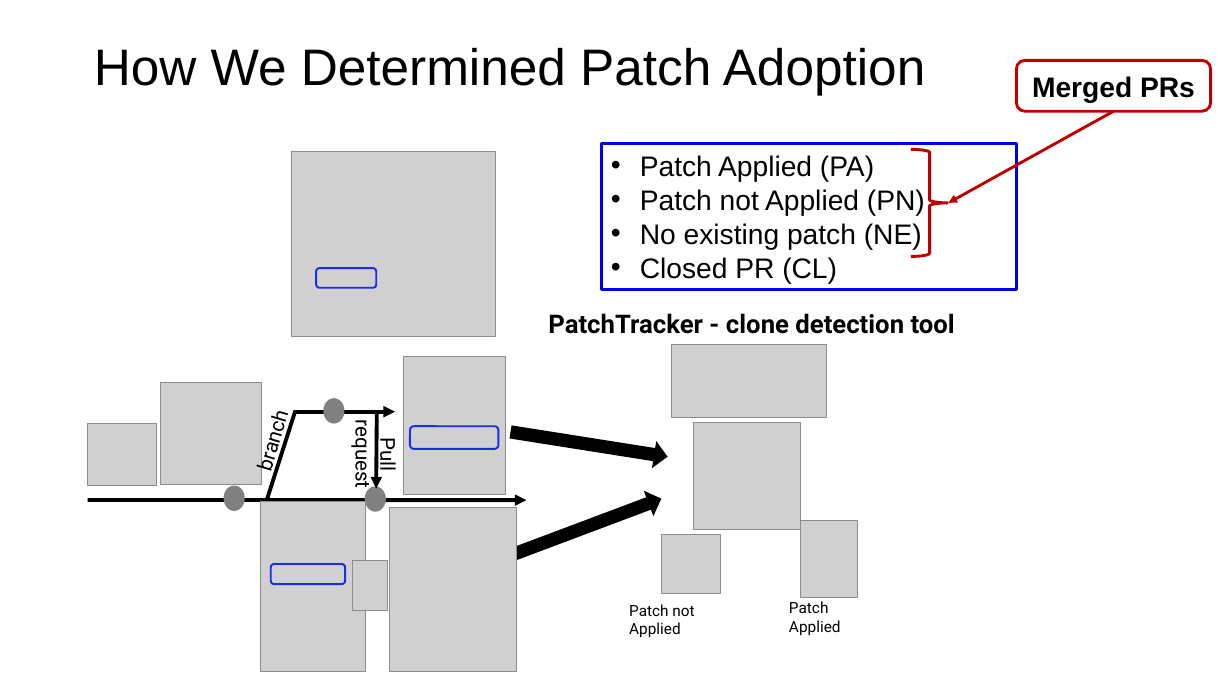
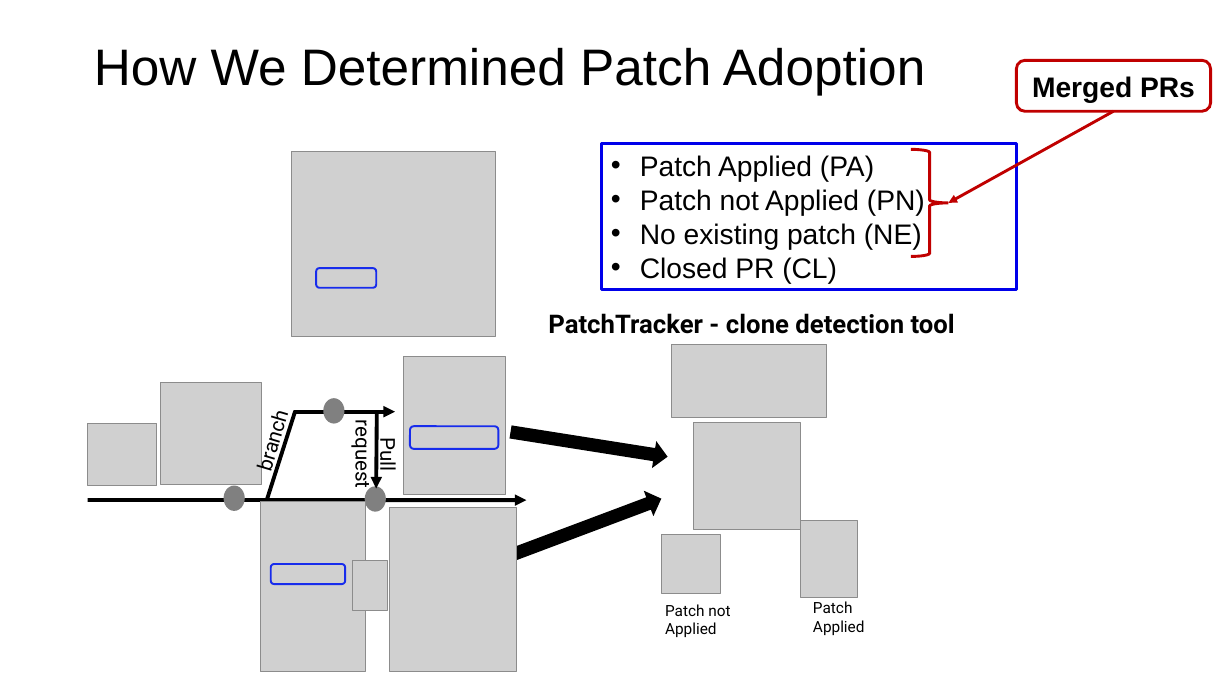
Before and after one commit to johnxu21/johnxu21.github.io, a slide deck: slide 8 of teaching/CS472/Timetable/LLM-V1.pptx. Drawn at 1232x693 pixels with LibreOffice and Linux fonts; fonts in the diff are those of the drawing; grey boxes stand for pictures. Boxes give left, top, right and bottom in pixels: in the first picture for what was removed or moved away, otherwise in the second. Text is boxed around its words. In the diff, an @@ line names an element or a change of style, - is before the commit and + after.

```diff
--- a/teaching/CS472/Timetable/LLM-V1.pptx
+++ b/teaching/CS472/Timetable/LLM-V1.pptx
@@ text "Patch not Applied": place and size @@
-text "Patch not Applied" at [629, 604, 694, 637]
+text "Patch not Applied" at [665, 604, 730, 637]
@@ text "Patch Applied": place and size @@
-text "Patch Applied" at [789, 601, 841, 635]
+text "Patch Applied" at [813, 601, 865, 635]
```
Also in this commit, not shown: 9 other slides changed, 1 slide added, 1 slide removed.
